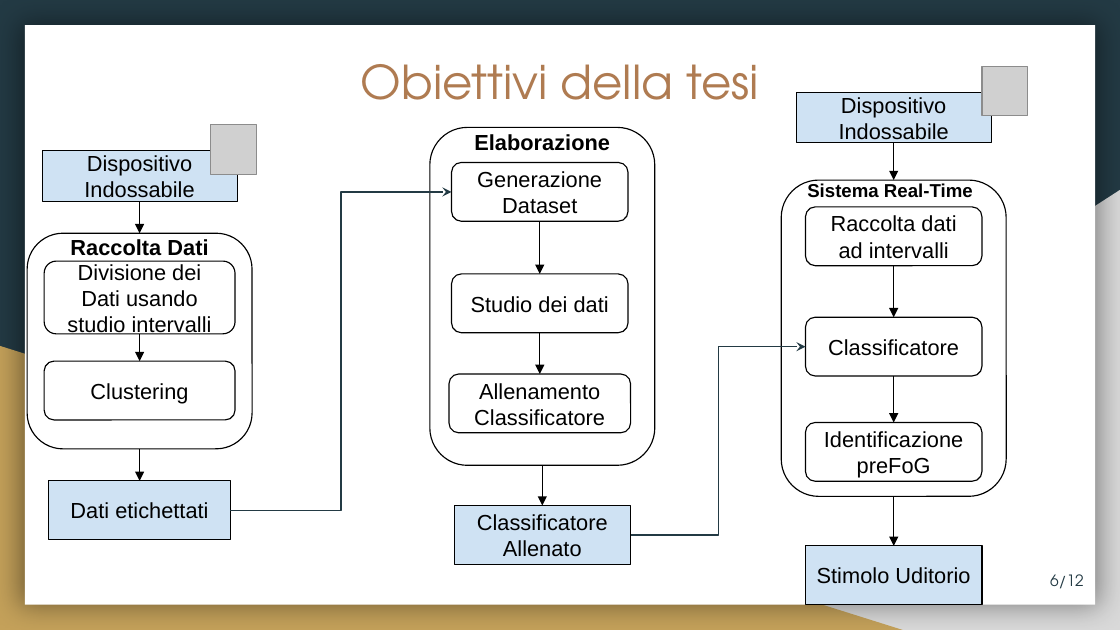
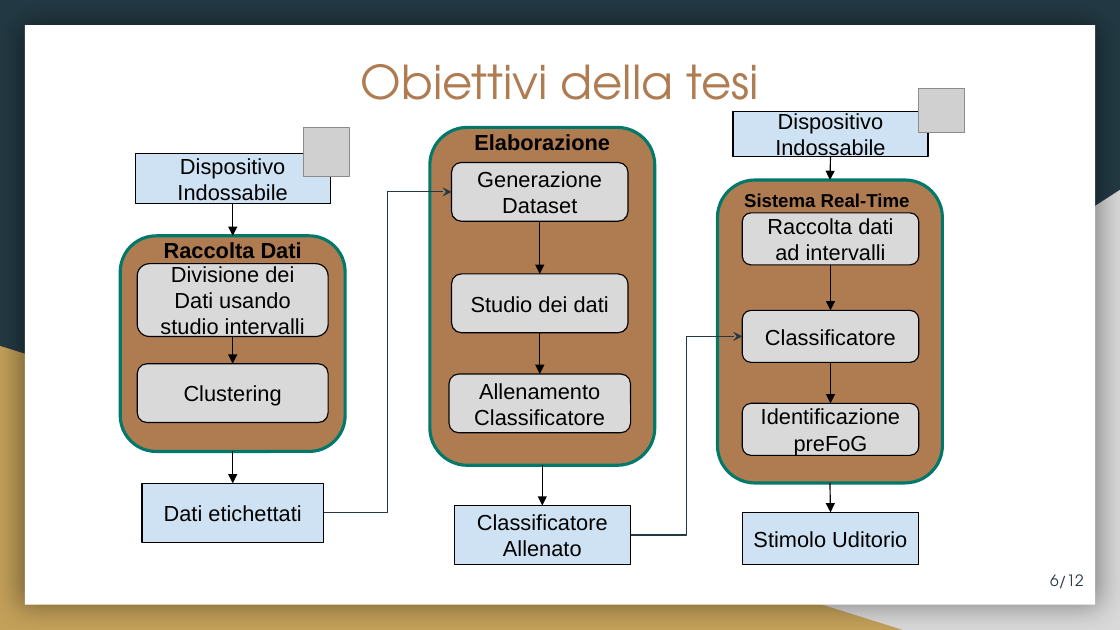
Before and after one commit to fuserale/tesi, a slide deck: slide 6 of tex_tesi/Apprendimento non supervisionato per l’identificazione di contesti di Freezing of Gait (FOG) in pazienti affetti da Morbo di Parkinson.pptx. Drawn at 1120x630 pixels with LibreOffice and Linux fonts; fonts in the diff are those of the drawing; grey boxes stand for pictures. Boxes give left, top, right and bottom in pixels: in the first picture for what was removed or moved away, otherwise in the second. Text is boxed around its words. In the diff, an @@ line names an element or a change of style, - is before the commit and + after.

Commit message:
14/03

```diff
--- a/tex_tesi/Apprendimento non supervisionato per l’identificazione di contesti di Freezing of Gait (FOG) in pazienti affetti da Morbo di Parkinson.pptx
+++ b/tex_tesi/Apprendimento non supervisionato per l’identificazione di contesti di Freezing of Gait (FOG) in pazienti affetti da Morbo di Parkinson.pptx
@@ picture: place and size @@
-picture at bbox=[982, 66, 1028, 115]
+picture at bbox=[918, 88, 964, 132]
@@ rectangle "Dispositivo Indossabile": place and size @@
-rectangle "Dispositivo Indossabile" at bbox=[796, 92, 991, 142]
+rectangle "Dispositivo Indossabile" at bbox=[732, 112, 927, 157]
@@ text "Sistema Real-Time": place and size @@
-text "Sistema Real-Time" at bbox=[807, 183, 973, 198]
+text "Sistema Real-Time" at bbox=[744, 193, 910, 207]
@@ arrow moved from (894, 143) - (894, 180) to (831, 157) - (830, 180) @@
@@ elbow arrow moved from (231, 511) - (451, 192) to (324, 513) - (451, 192) @@
@@ rounded rectangle: place and size @@
-rounded rectangle at bbox=[782, 180, 1007, 496]
+rounded rectangle at bbox=[718, 180, 943, 484]
@@ 2 rounded rectangles, 1 picture, 1 rectangle: place and size @@
-2 rounded rectangles, 1 picture, 1 rectangle at bbox=[27, 124, 256, 540]
+2 rounded rectangles, 1 picture, 1 rectangle at bbox=[120, 128, 349, 543]
@@ fill none to #AF7B51; outline #000000 0.75 pt to #00796B 2 pt in 3 elements at bbox=[430, 128, 655, 466], bbox=[718, 180, 943, 484], bbox=[120, 236, 345, 452] @@
@@ rounded rectangle "Raccolta dati ad intervalli": place and size @@
-rounded rectangle "Raccolta dati ad intervalli" at bbox=[805, 207, 982, 267]
+rounded rectangle "Raccolta dati ad intervalli" at bbox=[743, 213, 920, 264]
@@ arrow moved from (894, 265) - (894, 317) to (831, 265) - (831, 310) @@
@@ rounded rectangle "Classificatore": place and size @@
-rounded rectangle "Classificatore" at bbox=[805, 317, 982, 376]
+rounded rectangle "Classificatore" at bbox=[743, 310, 920, 362]
@@ 3 arrows, 1 rectangle, 1 text, 1 rounded rectangle: place and size @@
-3 arrows, 1 rectangle, 1 text, 1 rounded rectangle at bbox=[43, 151, 237, 480]
+3 arrows, 1 rectangle, 1 text, 1 rounded rectangle at bbox=[136, 153, 330, 484]
@@ elbow arrow moved from (631, 535) - (805, 347) to (631, 535) - (743, 336) @@
@@ arrow moved from (894, 376) - (894, 422) to (831, 363) - (831, 403) @@
@@ fill #FFFFFF to #D9D9D9 in 8 elements at bbox=[451, 162, 628, 222], bbox=[449, 374, 631, 433], bbox=[451, 274, 628, 334], bbox=[743, 213, 920, 264], bbox=[743, 310, 920, 362], bbox=[138, 263, 328, 336], bbox=[138, 364, 328, 423], bbox=[743, 403, 920, 455] @@
@@ rounded rectangle "Identificazione preFoG": place and size @@
-rounded rectangle "Identificazione preFoG" at bbox=[805, 422, 982, 482]
+rounded rectangle "Identificazione preFoG" at bbox=[743, 403, 920, 455]
@@ arrow moved from (894, 496) - (894, 545) to (830, 483) - (831, 513) @@
@@ rectangle "Stimolo Uditorio": place and size @@
-rectangle "Stimolo Uditorio" at bbox=[805, 545, 982, 605]
+rectangle "Stimolo Uditorio" at bbox=[743, 513, 920, 564]
```
Also in this commit, not shown: 6 other slides changed.
